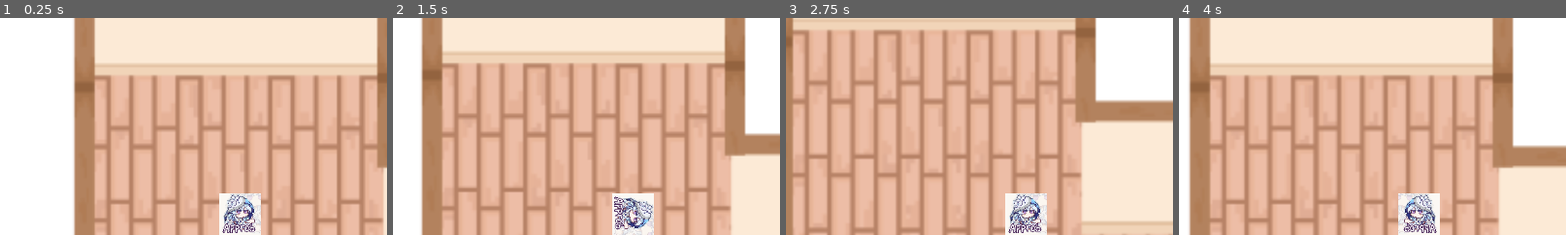
Above: before the commit, frames 1-4 (left to right).
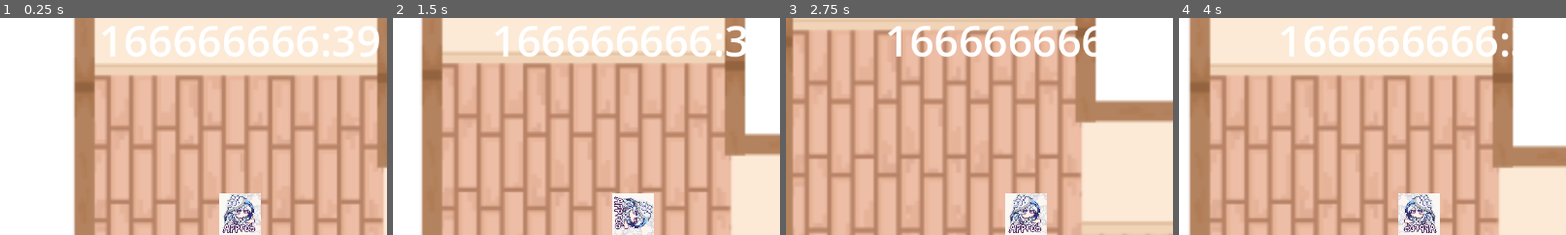
Above: after the commit, the same moments.

Repository: chrishengun123/Cepat-Bereskan
Game: Godot game, scene res://scenes/game.tscn
The game is run twice, just before and just after one commit, with the same random seed, the same clock (stepped at 60 frames per second) and the same inputs.
Inputs:
- Up to frame 1 (0.25 s): no input
- Up to frame 2 (1.5 s): tap Enter (ui_accept) at 0.5, 0.77 s; hold Right (ui_right) 0.53-1.28 s; hold Down (ui_down) from 1.28 s (still down)
- Up to frame 3 (2.75 s): tap Enter (ui_accept) at 1.52 s; release Down (ui_down) at 2.03 s; hold Right (ui_right) from 2.03 s (still down)
- Up to frame 4 (4 s): release Right (ui_right) at 2.78 s; hold Up (ui_up) 2.78-3.53 s; tap Enter (ui_accept) at 3.02, 3.77 s; hold Left (ui_left) from 3.53 s (still down)
The pictures show only the part of the screen within x 19-69%, y 5-55%; the shares and areas given below are measured in that part.

The runs differ from the first frame. In frame 1, 3.9% of the frame differs, in the area x 26-98%, y 3-18%; in frame 2, 3.7%; in frame 3, 3.6%; in frame 4, 3.3%.

Commit message:
Added UI and Timer

Diff:
--- a/Cepat, Bereskan!/scenes/game.tscn
+++ b/Cepat, Bereskan!/scenes/game.tscn
@@ -1,8 +1,9 @@
-[gd_scene load_steps=4 format=3 uid="uid://hd1ynm31f37m"]
+[gd_scene load_steps=5 format=3 uid="uid://hd1ynm31f37m"]
 
 [ext_resource type="Script" uid="uid://du7mnuc5pefnv" path="res://scripts/game.gd" id="1_lnu2h"]
 [ext_resource type="Texture2D" uid="uid://doagv4k8kssvf" path="res://assets/Layout test.png" id="2_lbhrr"]
 [ext_resource type="PackedScene" uid="uid://c4rh0ino016d6" path="res://scenes/player.tscn" id="3_iywne"]
+[ext_resource type="PackedScene" uid="uid://6c24xc0aldqc" path="res://scenes/ui.tscn" id="4_lbhrr"]
 
 [node name="game" type="Node2D"]
 script = ExtResource("1_lnu2h")
@@ -20,3 +21,5 @@
 
 [node name="Player" parent="." instance=ExtResource("3_iywne")]
 position = Vector2(232, 264)
+
+[node name="ui" parent="." instance=ExtResource("4_lbhrr")]
--- /dev/null
+++ b/Cepat, Bereskan!/scenes/ui.tscn
@@ -0,0 +1,17 @@
+[gd_scene load_steps=3 format=3 uid="uid://6c24xc0aldqc"]
+
+[ext_resource type="Script" uid="uid://cndi62fjpfqcv" path="res://scripts/ui.gd" id="1_nt7q6"]
+
+[sub_resource type="LabelSettings" id="LabelSettings_nt7q6"]
+font_size = 64
+
+[node name="ui" type="CanvasLayer"]
+script = ExtResource("1_nt7q6")
+
+[node name="time_left" type="Label" parent="."]
+offset_right = 1152.0
+offset_bottom = 128.0
+text = "00:00"
+label_settings = SubResource("LabelSettings_nt7q6")
+horizontal_alignment = 1
+vertical_alignment = 1
--- a/Cepat, Bereskan!/scripts/game.gd
+++ b/Cepat, Bereskan!/scripts/game.gd
@@ -1,10 +1,11 @@
 extends Node2D
+class_name Game
 
 @onready var player:Player = $Player
-var ui
+@onready var ui:UI = $ui
 var tasks = preload("res://scenes/task.tscn")
 var minigames:Minigames = Minigames.new()
-var time_left:float = 10^10
+var time_left:float = 10**10
 #tasks_left:Array[Task]
 var tasks_left:Array
 
--- /dev/null
+++ b/Cepat, Bereskan!/scripts/ui.gd
@@ -0,0 +1,10 @@
+extends CanvasLayer
+class_name UI
+
+var game:Game
+
+func _ready() -> void:
+	game = get_parent()
+
+func _process(delta: float) -> void:
+	$time_left.text = str(int(get_parent().time_left/60))+":"+str(int(get_parent().time_left)%60)
Not shown, added: Cepat, Bereskan!/scripts/ui.gd.uid
